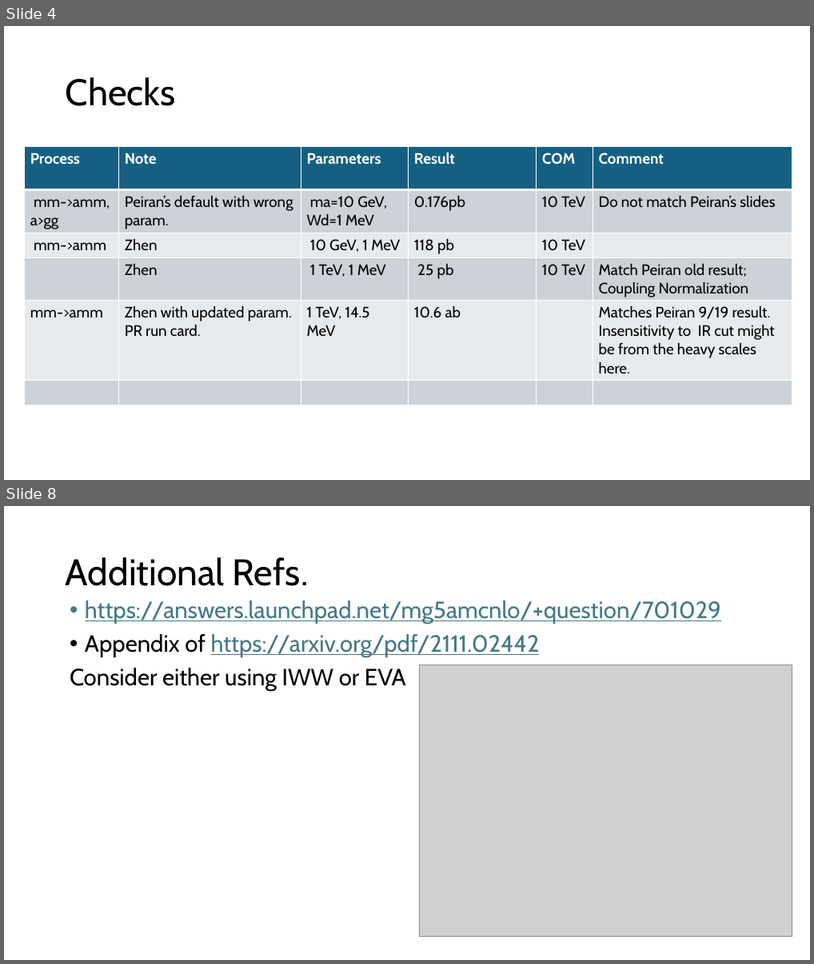
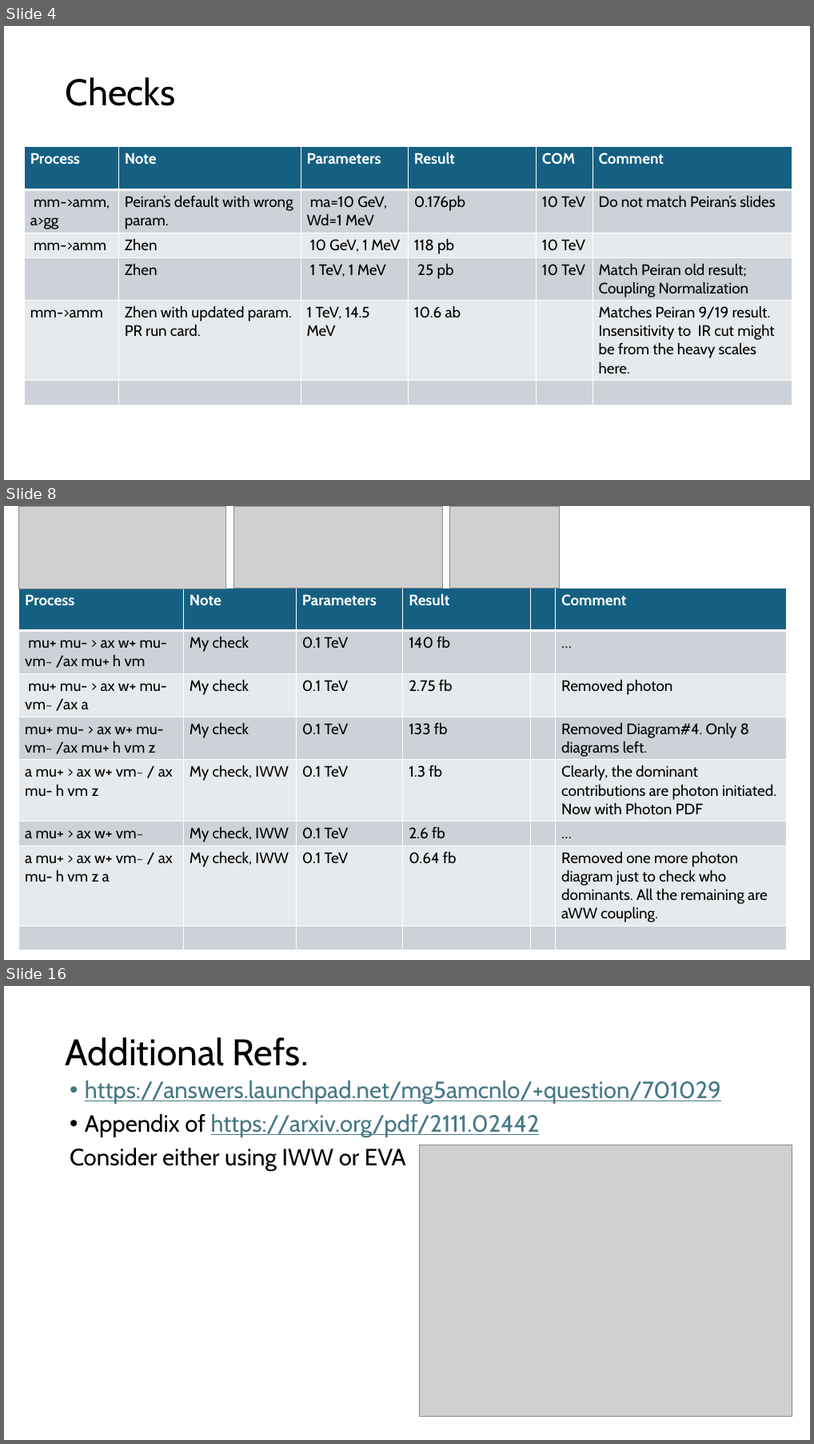
Before and after one commit to ZhenLiuPhys/AxionMuC, a slide deck: Slides/ZL_note_productions.pptx. Shown one above the other, each under a label of ours: slides 4 and 8 before the commit, slides 4, 8 and 16 after it; the slides between them are not shown. The pictures are 814x964 and 814x1444 pixels, drawn with LibreOffice and Linux fonts; fonts in the diff are those of the drawing; grey boxes stand for pictures. Boxes give left, top, right and bottom in pixels: in the first picture for what was removed or moved away, otherwise in the second. Text is boxed around its words. In the diff, an @@ line names an element or a change of style, - is before the commit and + after.

```diff
--- a/Slides/ZL_note_productions.pptx
+++ b/Slides/ZL_note_productions.pptx
@@ slide 8 added at (4, 506, 810, 960), background #FFFFFF @@
@@ picture added at (19, 507, 226, 588) @@
@@ picture added at (234, 507, 442, 588) @@
@@ picture added at (450, 506, 560, 588) @@
@@ table added at (19, 588, 788, 945), 8 rows, 6 columns @@
+Process | Note | Parameters | Result |  | Comment
+mu+ mu- > ax w+ mu- vm~ /ax mu+ h vm | My check | 0.1 TeV | 140 fb |  | …
+mu+ mu- > ax w+ mu- vm~ /ax a | My check | 0.1 TeV | 2.75 fb |  | Removed photon
+mu+ mu- > ax w+ mu- vm~ /ax mu+ h vm z | My check | 0.1 TeV | 133 fb |  | Removed Diagram#4. Only 8 diagrams left.
+a mu+ > ax w+ vm~ / ax mu- h vm z | My check, IWW | 0.1 TeV | 1.3 fb |  | Clearly, the dominant contributions are photon initiated. Now with Photon PDF
+a mu+ > ax w+ vm~ | My check, IWW | 0.1 TeV | 2.6 fb |  | …
+a mu+ > ax w+ vm~ / ax mu- h vm z a | My check, IWW | 0.1 TeV | 0.64 fb |  | Removed one more photon diagram just to check who dominants. All the remaining are aWW coupling.
+ |  |  |  |  | 
@@ what was slide 8 is now slide 16 @@
```
Also in this commit, not shown: 1 slide changed, 10 other slides added.
